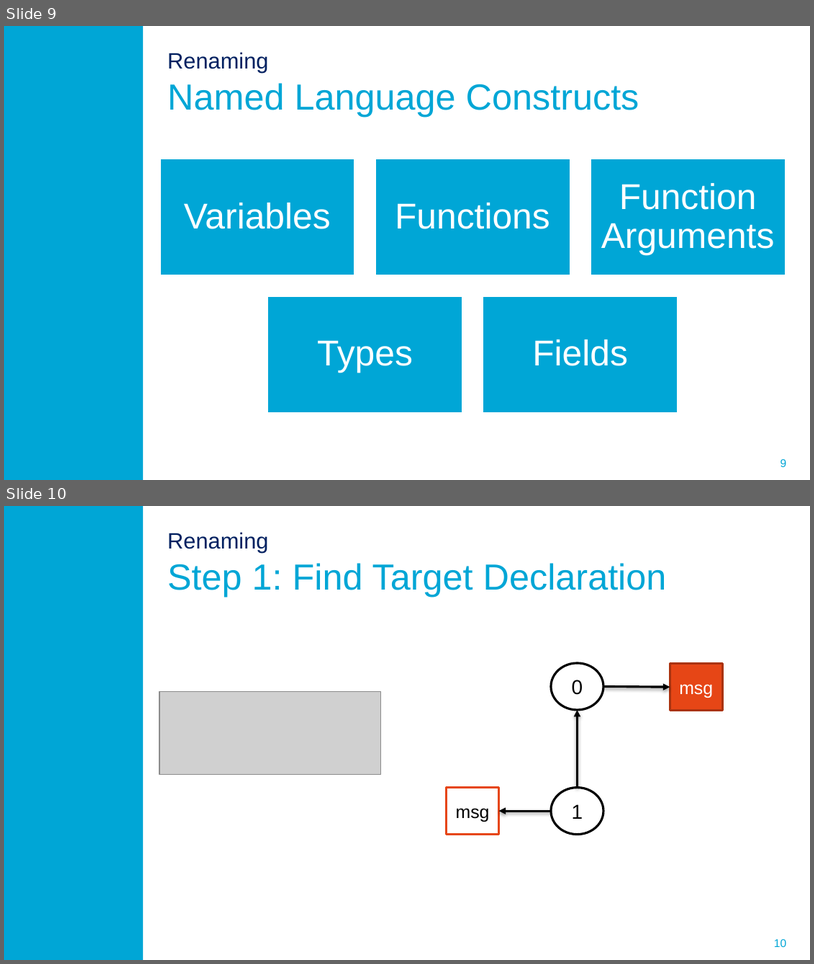
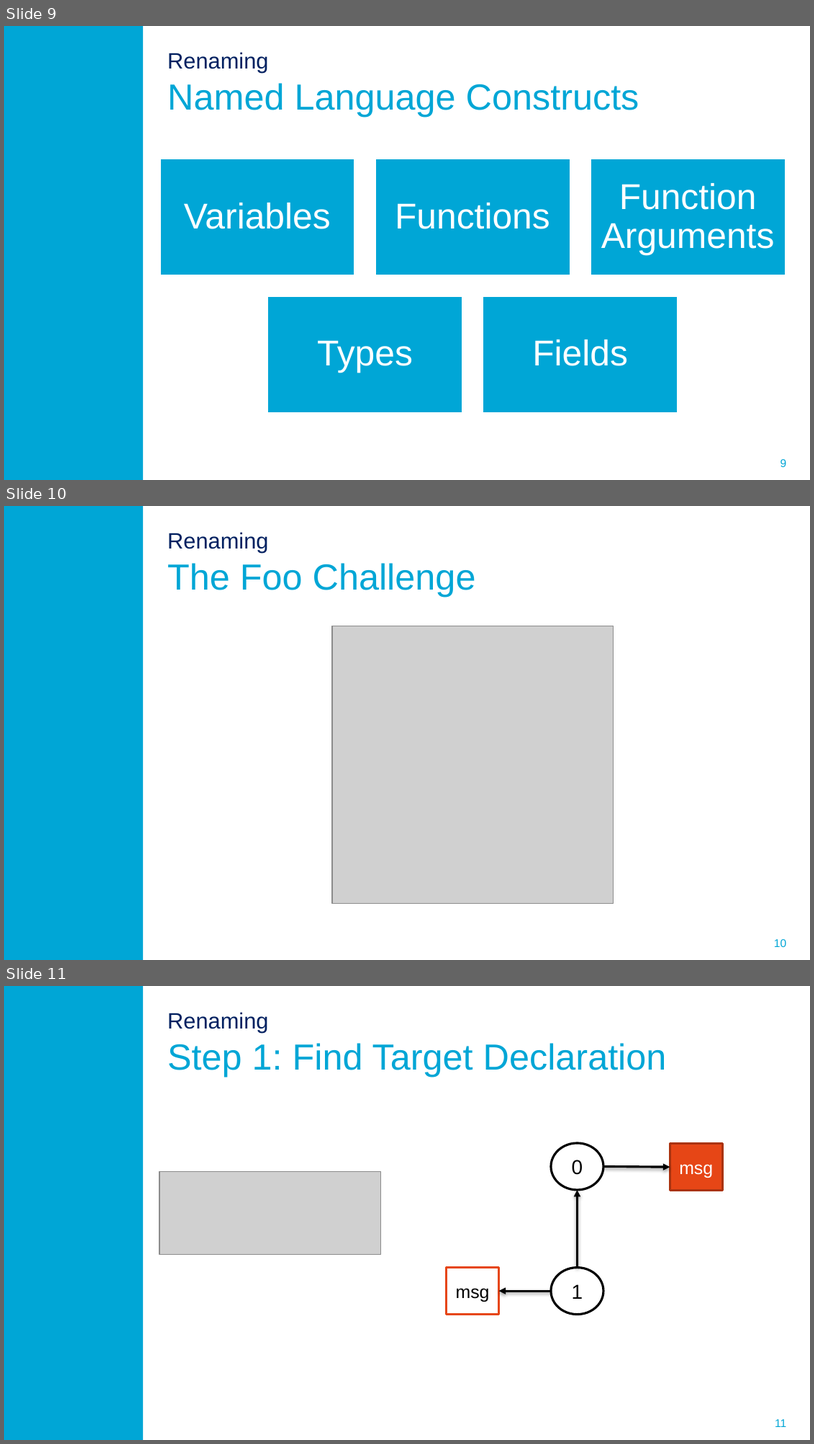
Before and after one commit to ProMisDev/metaborg-tiger, a slide deck: presentation/Misteli_Refactoring_in_Spoofax.pptx. Shown one above the other, each under a label of ours: slides 9 and 10 before the commit, slides 9, 10 and 11 after it. The pictures are 814x964 and 814x1444 pixels, drawn with LibreOffice and Linux fonts; fonts in the diff are those of the drawing; grey boxes stand for pictures; background and template pictures are left out. Boxes give left, top, right and bottom in pixels: in the first picture for what was removed or moved away, otherwise in the second. Text is boxed around its words. In the diff, an @@ line names an element or a change of style, - is before the commit and + after.

```diff
--- a/presentation/Misteli_Refactoring_in_Spoofax.pptx
+++ b/presentation/Misteli_Refactoring_in_Spoofax.pptx
@@ slide 10 added at <box>4,506,810,960</box>, background #FFFFFF; not listed: 2 template elements that a slide beside it also shows @@
@@ title added at <box>167,532,476,597</box>, 32.4 pt, text #00A6D6 @@
+Renaming
+The Foo Challenge
@@ picture added at <box>332,626,614,903</box> @@
@@ what was slide 10 is now slide 11 @@
@@ page number at <box>775,1419,787,1427</box>: text changed @@
-10
+11
```
Also in this commit, not shown: 1 slide changed, 2 other slides added.
